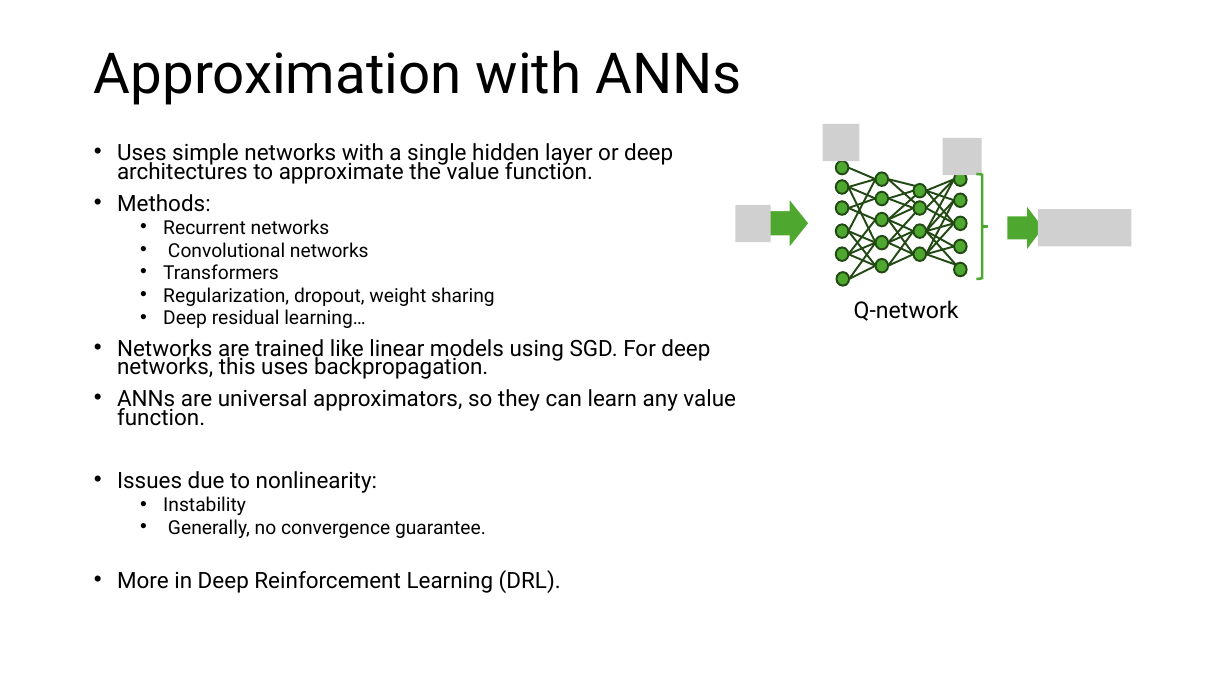
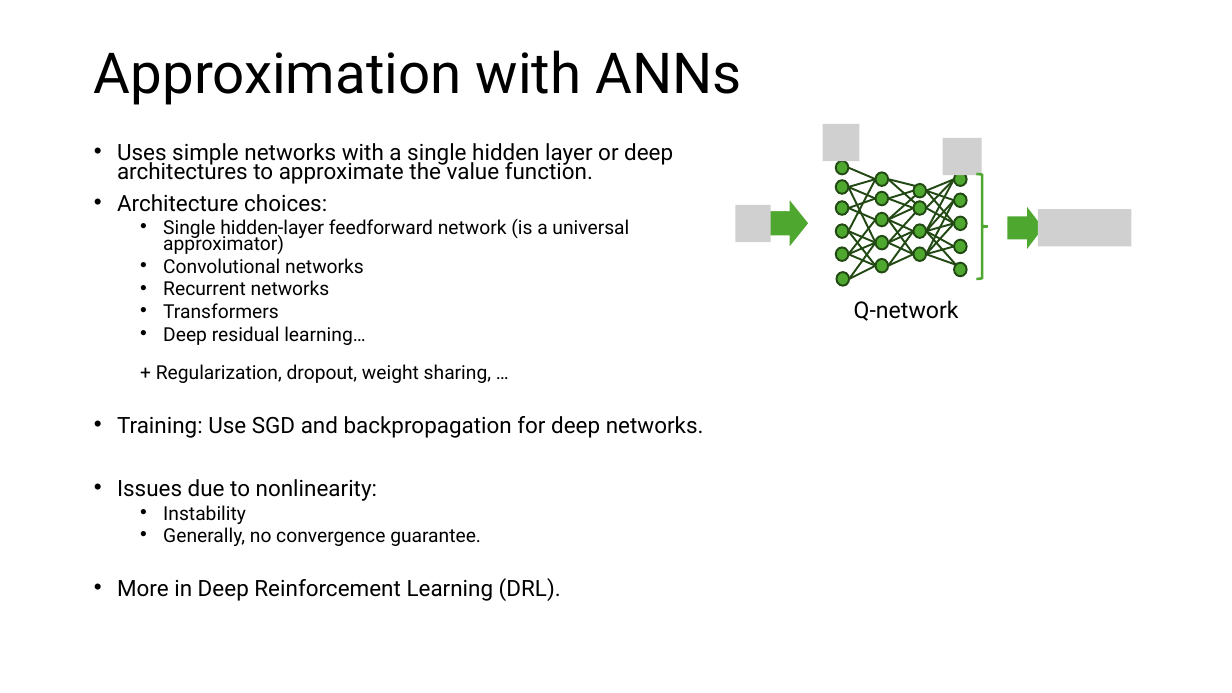
Before and after one commit to mhahsler/Introduction_to_Reinforcement_Learning, a slide deck: slide 31 of slides/Lecture_Chapter09.pptx. Drawn at 1232x693 pixels with LibreOffice and Linux fonts; fonts in the diff are those of the drawing; grey boxes stand for pictures. Boxes give left, top, right and bottom in pixels: in the first picture for what was removed or moved away, otherwise in the second. Text is boxed around its words. In the diff, an @@ line names an element or a change of style, - is before the commit and + after.

```diff
--- a/slides/Lecture_Chapter09.pptx
+++ b/slides/Lecture_Chapter09.pptx
@@ text at <box>117,194,629,274</box>: text changed; size 17.5 to 15 pt @@
-• Methods:
+• Architecture choices:
+  • Single hidden-layer feedforward network (is a universal approximator)
+  • Convolutional networks
@@ text at <box>168,242,369,258</box>: paragraph removed @@
-  • Convolutional networks
@@ text at <box>163,287,495,306</box>: paragraph removed @@
-  • Regularization, dropout, weight sharing
@@ text at <box>117,364,704,438</box>: text changed @@
-• Networks are trained like linear models using SGD. For deep networks, this uses backpropagation.
-• ANNs are universal approximators, so they can learn any value function.
+  + Regularization, dropout, weight sharing, …
+• Training: Use SGD and backpropagation for deep networks.
```
Also in this commit, not shown: 7 other slides changed, 1 other file.
